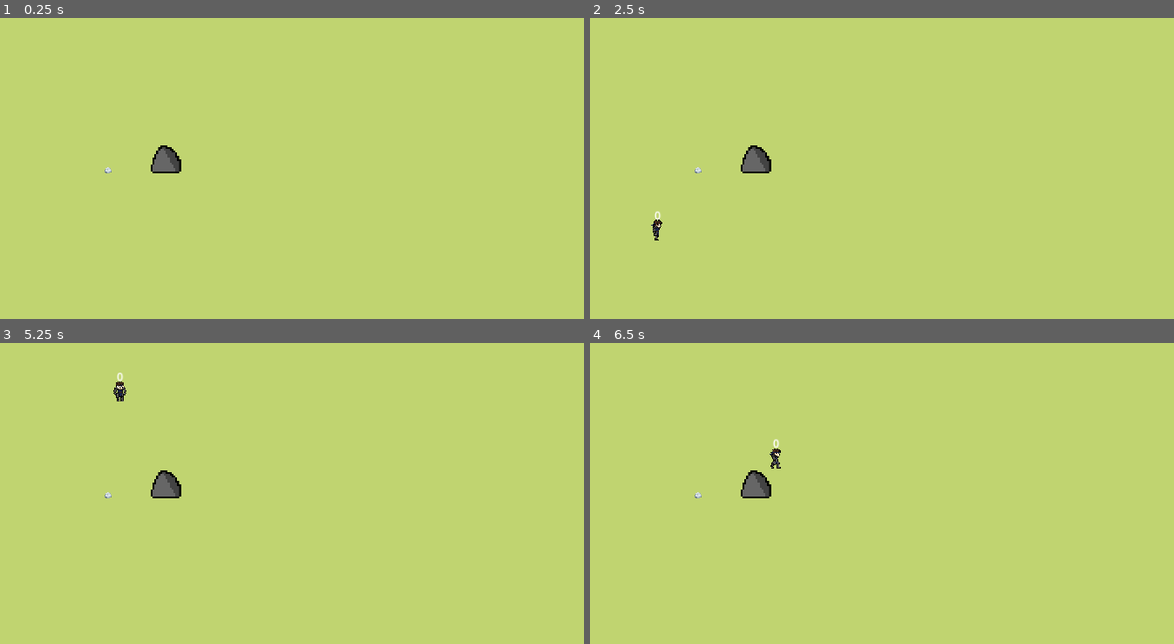
Above: before the commit, frames 1-4 (two rows, left to right).
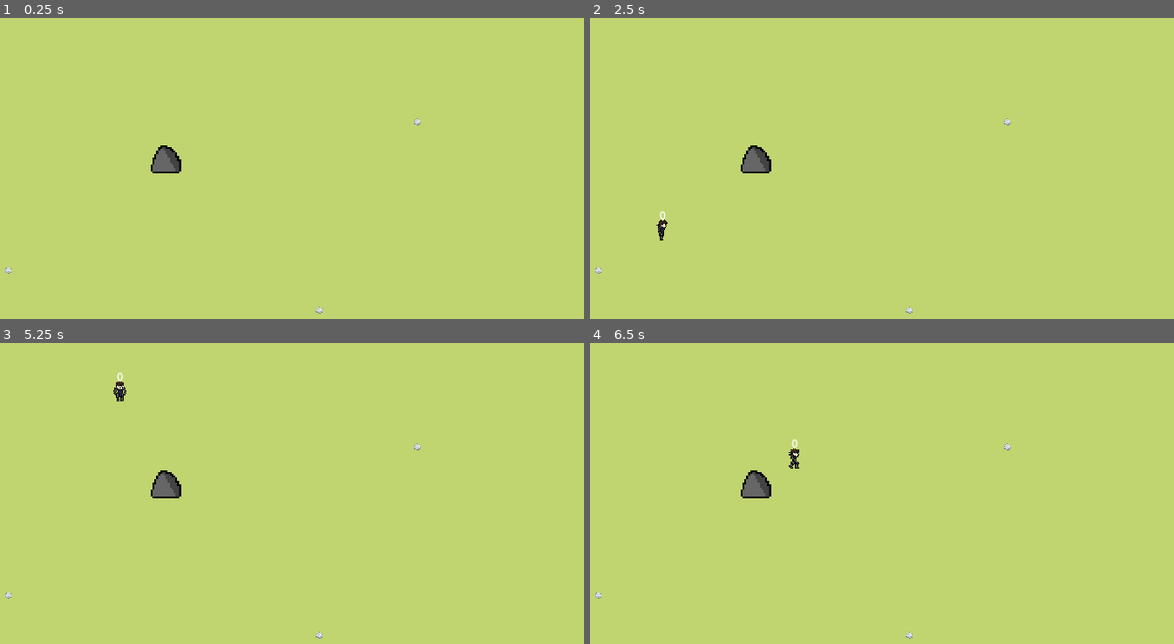
Above: after the commit, the same moments.

Repository: c2i-junia/jeu-godot
Game: Godot game, scene res://scenes/world.tscn
Two runs of this game, one before a commit and one after it. Both use one fixed random seed, a clock stepped at 60 frames per second and the inputs below.
Inputs (mouse positions are in pixels of both pictures, inside the frame that each line leads up to):
- Up to frame 1 (0.25 s): no input
- Up to frame 2 (2.5 s): tap Enter at 0.5 s; move the mouse to (987, 177) at 0.52 s; hold D (move_right) 0.53-1.28 s; tap E (equiper_pierre) at 0.6, 2.3 s; click (987, 177) at 0.8 s; tap Space (join-leave) at 1.25 s; move the mouse to (695, 216) at 1.27 s; hold S (move_down) 1.28-2.03 s; click (695, 216) at 1.35 s; tap F (ramasser_pierre) at 1.55, 2.1 s; move the mouse to (905, 111) at 2.02 s; hold D (move_right) from 2.03 s (still down)
- Up to frame 3 (5.25 s): move the mouse to (210, 601) at 2.77 s; release D (move_right) at 2.78 s; hold W (move_up) 2.78-3.53 s; tap E (equiper_pierre) at 2.85, 4.55 s; click (210, 601) at 3.05 s; move the mouse to (455, 580) at 3.52 s; hold A (move_left) 3.53-5.03 s; tap Space (join-leave) at 3.6, 5 s; tap F (ramasser_pierre) at 3.8, 5.1 s; tap Enter at 4.25 s; move the mouse to (35, 463) at 4.27 s; click (35, 463) at 4.35 s; move the mouse to (280, 520) at 5.02 s; hold S (move_down) from 5.03 s (still down)
- Up to frame 4 (6.5 s): click (870, 520) at 5.3 s; move the mouse to (730, 424) at 5.77 s; release S (move_down) at 5.78 s; hold D (move_right) from 5.78 s (still down); tap E (equiper_pierre) at 5.85 s; tap F (ramasser_pierre) at 6.05 s

The runs differ from the first frame. In frame 1, less than 0.1% of the frame differs, in the area x 0-73%, y 33-99%; in frame 2, 0.2%; in frame 3, less than 0.1%; in frame 4, 0.3%, in the area x 0-73%, y 31-99%.

Commit message:
amelioration pierre

Diff:
--- a/scenes/world.tscn
+++ b/scenes/world.tscn
@@ -248,7 +248,7 @@
 position = Vector2(447, 261)
 
 [node name="CollectableStone" type="Area2D" parent="."]
-position = Vector2(350, 280)
+position = Vector2(699, 511)
 script = ExtResource("4_xaukq")
 
 [node name="Sprite2D" type="Sprite2D" parent="CollectableStone"]
@@ -258,5 +258,33 @@
 [node name="CollisionShape2D" type="CollisionShape2D" parent="CollectableStone"]
 shape = SubResource("CircleShape2D_73e5t")
 
+[node name="CollectableStone2" type="Area2D" parent="."]
+position = Vector2(861, 200)
+script = ExtResource("4_xaukq")
+
+[node name="Sprite2D" type="Sprite2D" parent="CollectableStone2"]
+position = Vector2(5.96046e-08, 0)
+scale = Vector2(0.015, 0.015)
+texture = ExtResource("4_w8hhx")
+
+[node name="CollisionShape2D" type="CollisionShape2D" parent="CollectableStone2"]
+shape = SubResource("CircleShape2D_73e5t")
+
+[node name="CollectableStone3" type="Area2D" parent="."]
+position = Vector2(185, 445)
+script = ExtResource("4_xaukq")
+
+[node name="Sprite2D" type="Sprite2D" parent="CollectableStone3"]
+position = Vector2(5.96046e-08, -1.15037e-05)
+scale = Vector2(0.015, 0.015)
+texture = ExtResource("4_w8hhx")
+
+[node name="CollisionShape2D" type="CollisionShape2D" parent="CollectableStone3"]
+shape = SubResource("CircleShape2D_73e5t")
+
 [connection signal="body_entered" from="CollectableStone" to="CollectableStone" method="_on_body_entered"]
 [connection signal="body_exited" from="CollectableStone" to="CollectableStone" method="_on_body_exited"]
+[connection signal="body_entered" from="CollectableStone2" to="CollectableStone2" method="_on_body_entered"]
+[connection signal="body_exited" from="CollectableStone2" to="CollectableStone2" method="_on_body_exited"]
+[connection signal="body_entered" from="CollectableStone3" to="CollectableStone3" method="_on_body_entered"]
+[connection signal="body_exited" from="CollectableStone3" to="CollectableStone3" method="_on_body_exited"]
--- a/scripts/PickUpItems.gd
+++ b/scripts/PickUpItems.gd
@@ -4,8 +4,10 @@
 var isInRange = false
 
 func _physics_process(_delta):
-	if isInRange == true and Input.is_action_just_pressed("ramasser_pierre"):
-		player_instance.rock_equiped = true
+	if isInRange == true and Input.is_action_just_pressed("ramasser_pierre") and player_instance.rock_stocked == 0:
+		#player_instance.rock_equiped = true
+		player_instance.rock_stocked = 1
+		player_instance.SPEED = 150.0
 		isInRange = false
 		queue_free()
 
--- a/scripts/player.gd
+++ b/scripts/player.gd
@@ -10,8 +10,8 @@
 # VARIABLES
 var player_id: int		# Contient l'id du joueur
 var input			# "Input class" instance
-var rock_equiped = false
 var cooldown = true
+var rock_stocked = 0
 var player_state_anim # Variable pour savoir quelle animation jouer
 
 # TEXTURES
@@ -56,17 +56,8 @@
 	# On joue les différentes animations
 	play_animation(direction)
 
-	# Gestion de l'événement "equiper_pierre"
-	if input.is_action_just_pressed("equiper_pierre"):
-		if rock_equiped:
-			rock_equiped = false
-			SPEED = 200.0
-		else:
-			rock_equiped = true
-			SPEED = 150.0
-
 	# Gestion de l'evenement "lancer objet"
-	if input.is_action_just_pressed("lancer_pierre") and cooldown and rock_equiped:
+	if input.is_action_just_pressed("lancer_pierre") and cooldown and rock_stocked > 0:
 		# Choix de la direction en fonction du périphérique
 		var device = get_node("../PlayerManager").get_player_device(player_id)
 		if device == -1:
@@ -86,9 +77,14 @@
 		rock_instance.rotation = $Marker2D.rotation
 		rock_instance.global_position = $Marker2D.global_position
 		add_child(rock_instance)
+		rock_stocked -= 1
 		# Ajout d'un compteur pour ne pas relancer instananement
 		await get_tree().create_timer(0.6).timeout
 		cooldown = true
+
+
+	if rock_stocked == 0:
+		SPEED = 200.0
 
 # Fonction pour animer le joueur
 func play_animation(dir):
